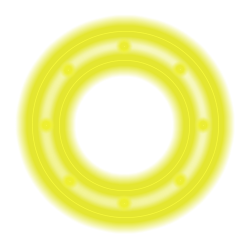
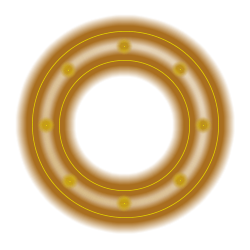
Before/after of a 250 × 250 layered artwork. What changed in the layer stack:
added layer "Группа 1 копия" above "Группа 1" over [15, 14, 235, 234]
moved "Эллипс 1 копия" into group "Группа 1" over [59, 60, 190, 191]
moved "Эллипс 1 копия 5" into group "Группа 1" over [68, 69, 181, 182]
moved "Эллипс 1 копия 4" into group "Группа 1", masked it over [46, 46, 204, 204]
moved "Эллипс 1" into group "Группа 1" over [32, 31, 219, 218]
